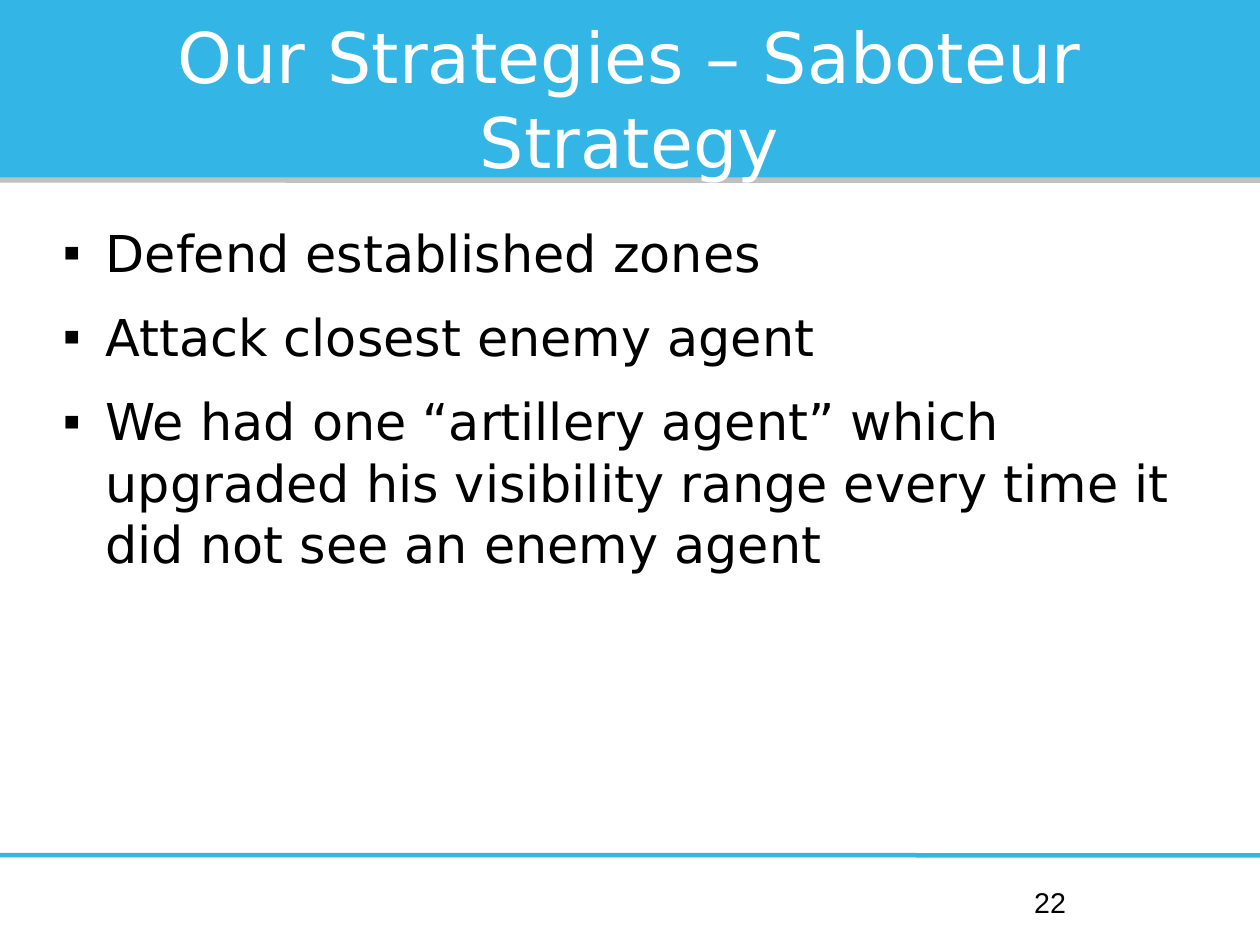
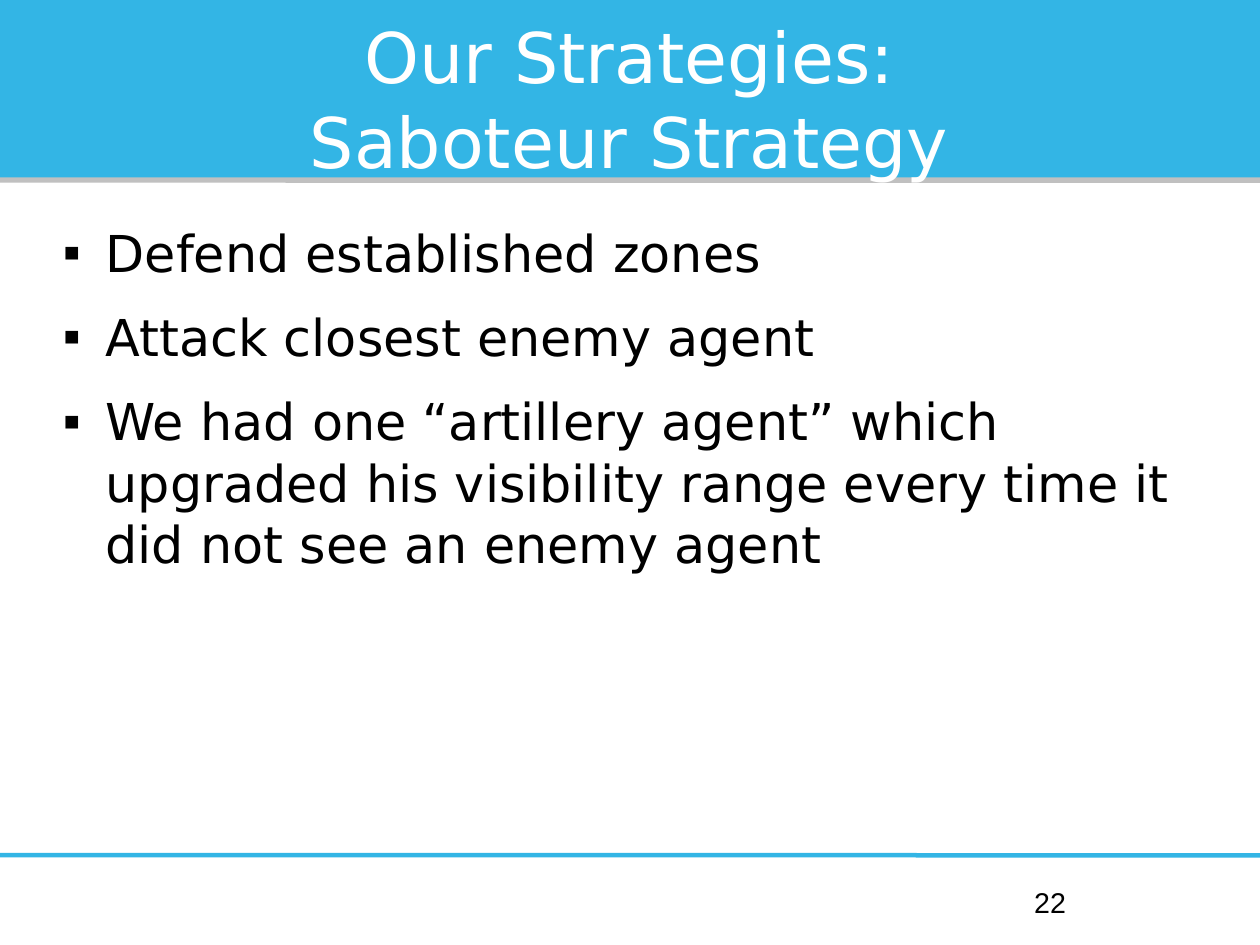
Before and after one commit to Institute-Web-Science-and-Technologies/mapc, a slide deck: slide 22 of Oberseminar/presentation.odp. Drawn at 1260x945 pixels with LibreOffice and Linux fonts; fonts in the diff are those of the drawing. Boxes give left, top, right and bottom in pixels: in the first picture for what was removed or moved away, otherwise in the second. Text is boxed around its words. In the diff, an @@ line names an element or a change of style, - is before the commit and + after.

```diff
--- a/Oberseminar/presentation.odp
+++ b/Oberseminar/presentation.odp
@@ title at (x1=310, y1=30, x2=948, y2=182): text changed @@
-Our Strategies – Saboteur Strategy
+Our Strategies:
+Saboteur Strategy
```
Also in this commit, not shown: 24 other slides changed, 1 other file.
